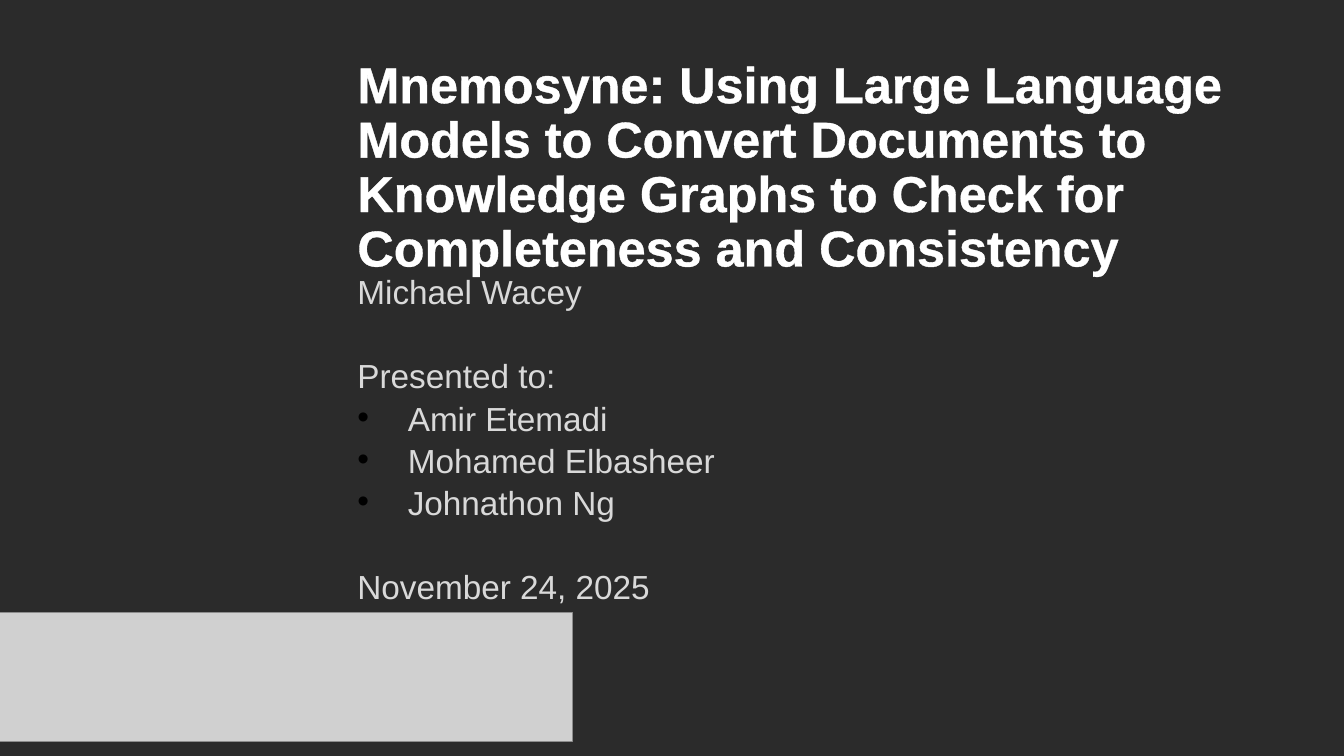
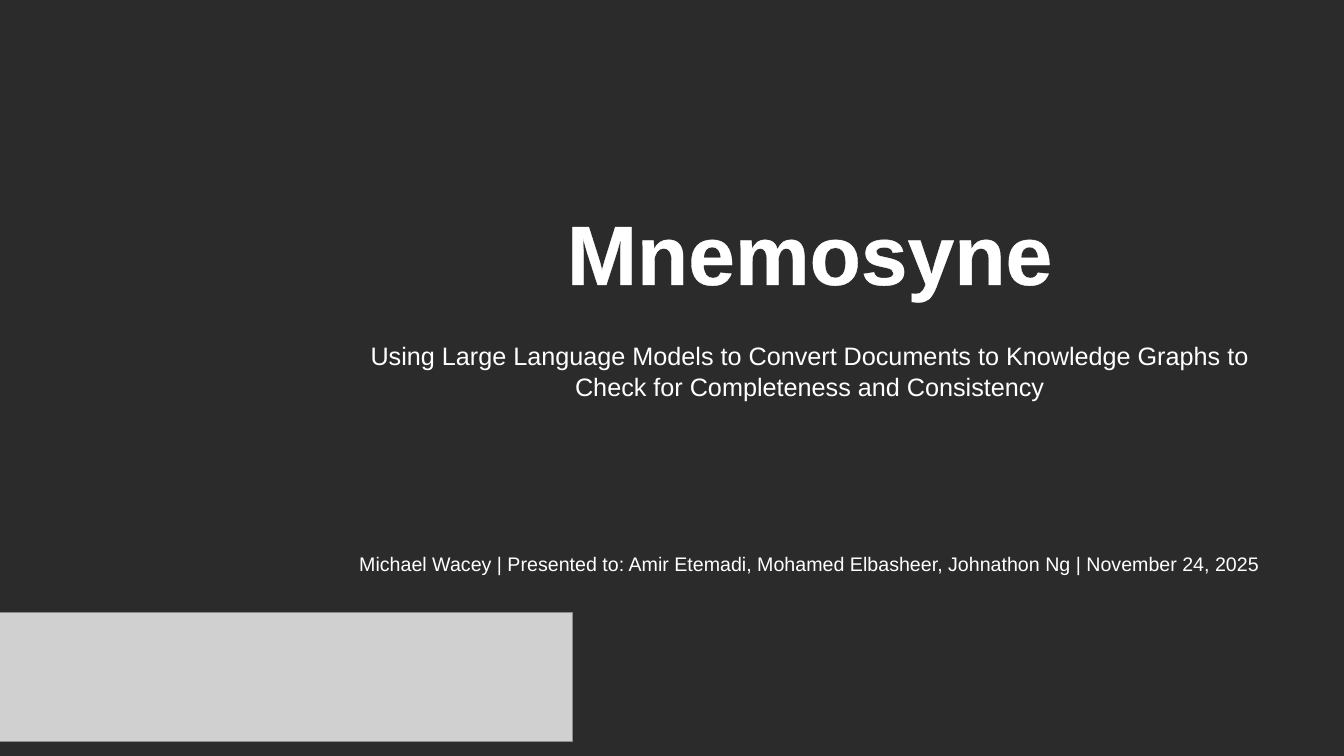
Before and after one commit to OwlSaver/GWU, a slide deck: slide 1 of Praxis/Defense/Wacey Praxis Defense.pptx. Drawn at 1344x756 pixels with LibreOffice and Linux fonts; fonts in the diff are those of the drawing; grey boxes stand for pictures; background and template pictures are left out; a plain dark background stands for a picture behind light text. Boxes give left, top, right and bottom in pixels: in the first picture for what was removed or moved away, otherwise in the second. Text is boxed around its words. In the diff, an @@ line names an element or a change of style, - is before the commit and + after.

```diff
--- a/Praxis/Defense/Wacey Praxis Defense.pptx
+++ b/Praxis/Defense/Wacey Praxis Defense.pptx
@@ title at [567,227,1052,300]: text changed; size 36 to 60 pt @@
-Mnemosyne: Using Large Language Models to Convert Documents to
-Knowledge Graphs to Check for Completeness and Consistency
+Mnemosyne
@@ text added at [371,346,1248,401], 18 pt, text #FFFFFF @@
+Using Large Language Models to Convert Documents to Knowledge Graphs to Check for Completeness and Consistency
@@ text at [359,556,1259,575]: text changed; size 23.8 to 14 pt; text colour #D9D9D9 to #FFFFFF @@
-Michael Wacey
-Presented to:
-• Amir Etemadi
-• Mohamed Elbasheer
-• Johnathon Ng
-November 24, 2025
+Michael Wacey | Presented to: Amir Etemadi, Mohamed Elbasheer, Johnathon Ng | November 24, 2025
```
Also in this commit, not shown: 7 other slides changed, 19 slides added, 4 slides removed, 1 other file.
